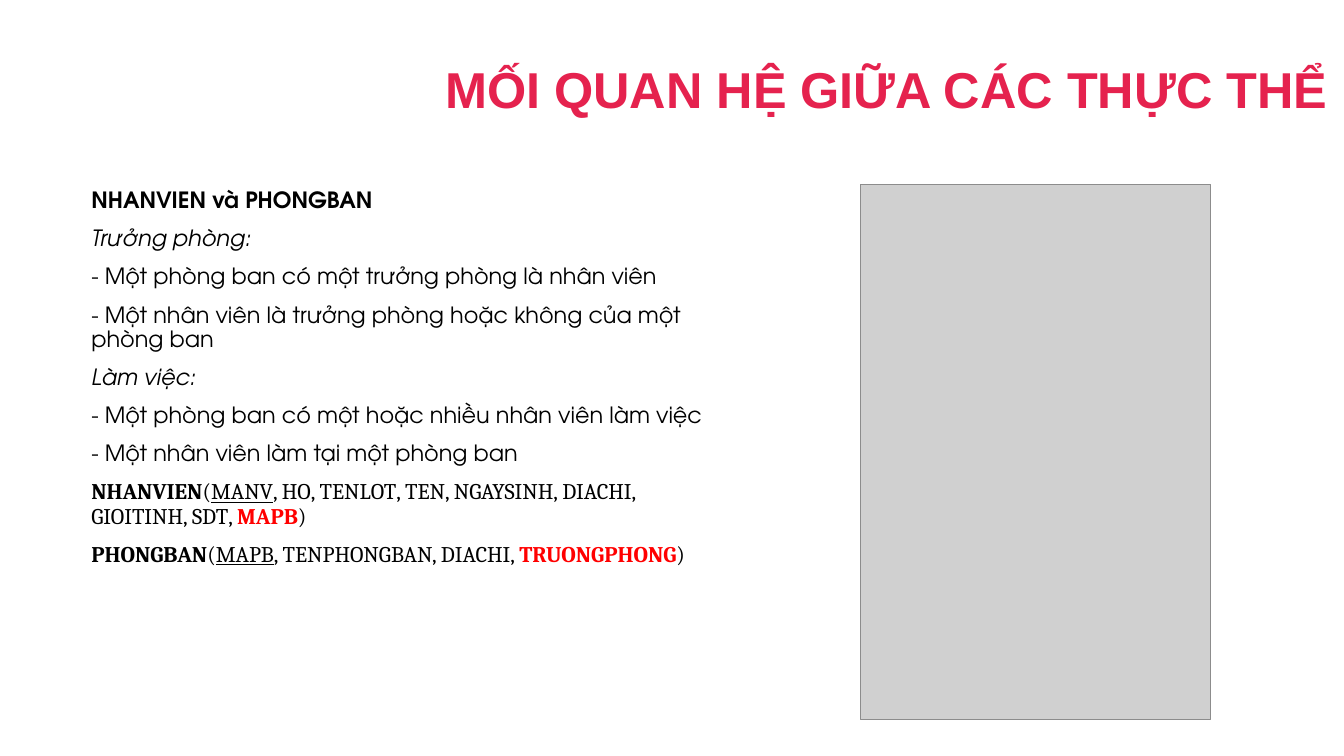
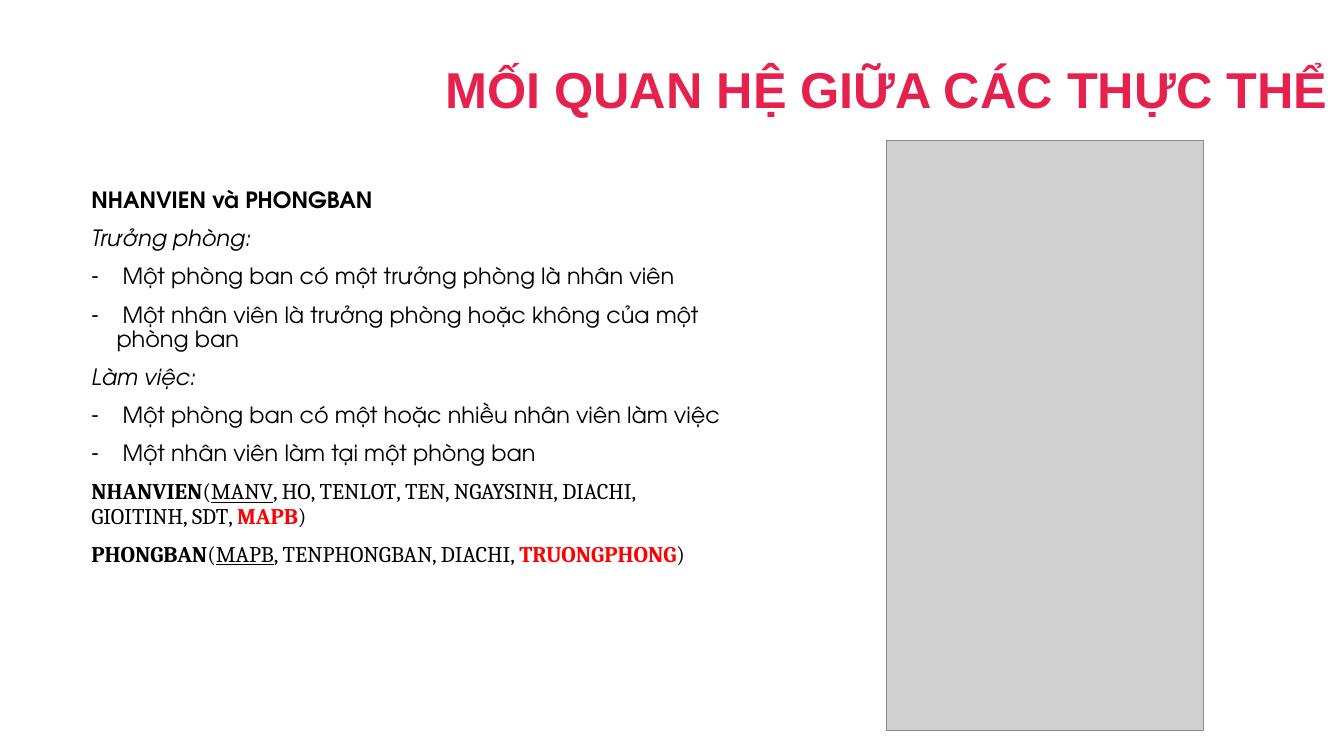
Before and after one commit to dangbinhphuoc/Sql_QuanLyNhanSu, a slide deck: slide 16 of PPQuanLyNhanSu.pptx. Drawn at 1344x756 pixels with LibreOffice and Linux fonts; fonts in the diff are those of the drawing; grey boxes stand for pictures; background and template pictures are left out. Boxes give left, top, right and bottom in pixels: in the first picture for what was removed or moved away, otherwise in the second. Text is boxed around its words. In the diff, an @@ line names an element or a change of style, - is before the commit and + after.

```diff
--- a/PPQuanLyNhanSu.pptx
+++ b/PPQuanLyNhanSu.pptx
@@ picture: place and size @@
-picture at (861, 185, 1211, 720)
+picture at (887, 141, 1205, 731)
@@ text at (117, 266, 699, 352): text changed @@
-- Một phòng ban có một trưởng phòng là nhân viên
-- Một nhân viên là trưởng phòng hoặc không của một phòng ban
+‐ Một phòng ban có một trưởng phòng là nhân viên
+‐ Một nhân viên là trưởng phòng hoặc không của một phòng ban
@@ text at (123, 402, 720, 466): text changed @@
-- Một phòng ban có một hoặc nhiều nhân viên làm việc
-- Một nhân viên làm tại một phòng ban
+‐ Một phòng ban có một hoặc nhiều nhân viên làm việc
+‐ Một nhân viên làm tại một phòng ban
```
Also in this commit, not shown: 21 other slides changed, 1 slide added, 1 slide removed, 2 other files.
